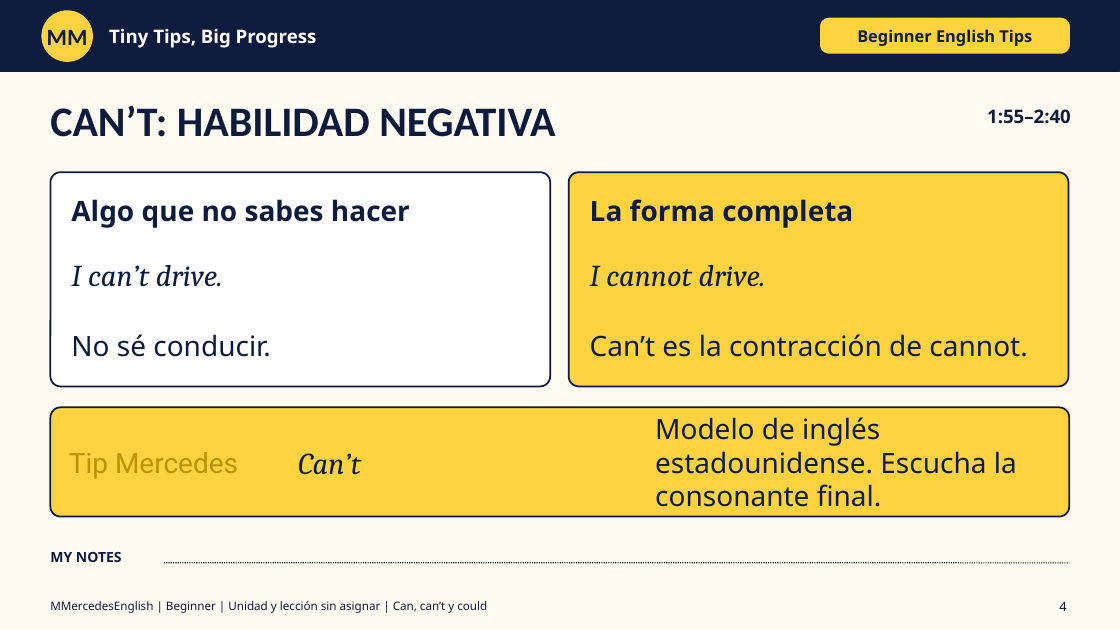
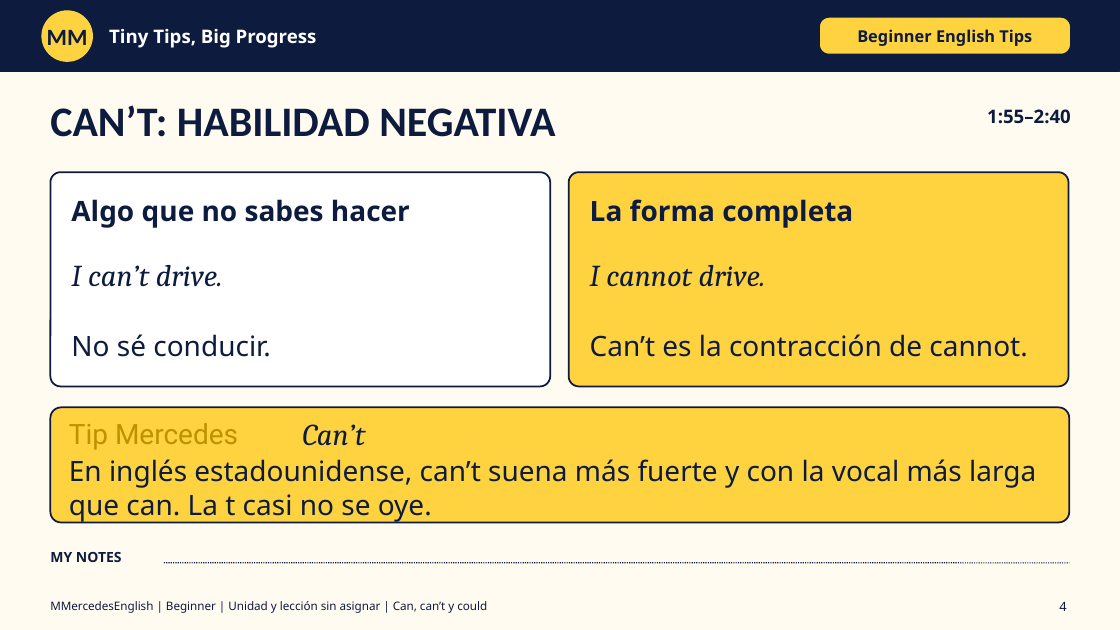
Before and after one commit to marraiz2024-lgtm/marraiz2024-lgtm.github.io, a slide deck: slide 4 of microclase-can-cant-could.pptx. Drawn at 1120x630 pixels with LibreOffice and Linux fonts; fonts in the diff are those of the drawing. Boxes give left, top, right and bottom in pixels: in the first picture for what was removed or moved away, otherwise in the second. Text is boxed around its words. In the diff, an @@ line names an element or a change of style, - is before the commit and + after.

```diff
--- a/microclase-can-cant-could.pptx
+++ b/microclase-can-cant-could.pptx
@@ rounded rectangle: place and size @@
-rounded rectangle at box(50, 408, 1070, 517)
+rounded rectangle at box(50, 408, 1070, 523)
@@ text "Tip Mercedes": place and size @@
-text "Tip Mercedes" at box(69, 452, 238, 479)
+text "Tip Mercedes" at box(69, 423, 238, 450)
@@ text "Can’t": place and size @@
-text "Can’t" at box(298, 453, 361, 475)
+text "Can’t" at box(302, 424, 365, 446)
@@ text at box(69, 459, 1036, 522): text changed @@
-Modelo de inglés estadounidense. Escucha la consonante final.
+En inglés estadounidense, can’t suena más fuerte y con la vocal más larga que can. La t casi no se oye.
```
Also in this commit, not shown: 1 other slide changed, 1 other file.
